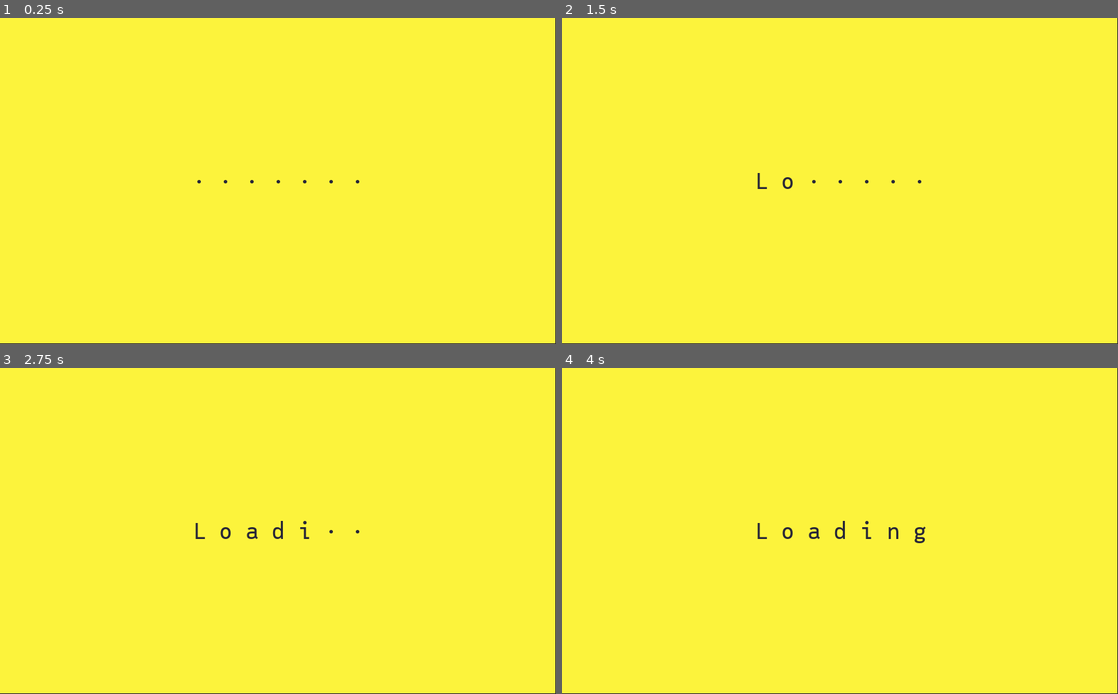
Above: before the commit, frames 1-4 (two rows, left to right).
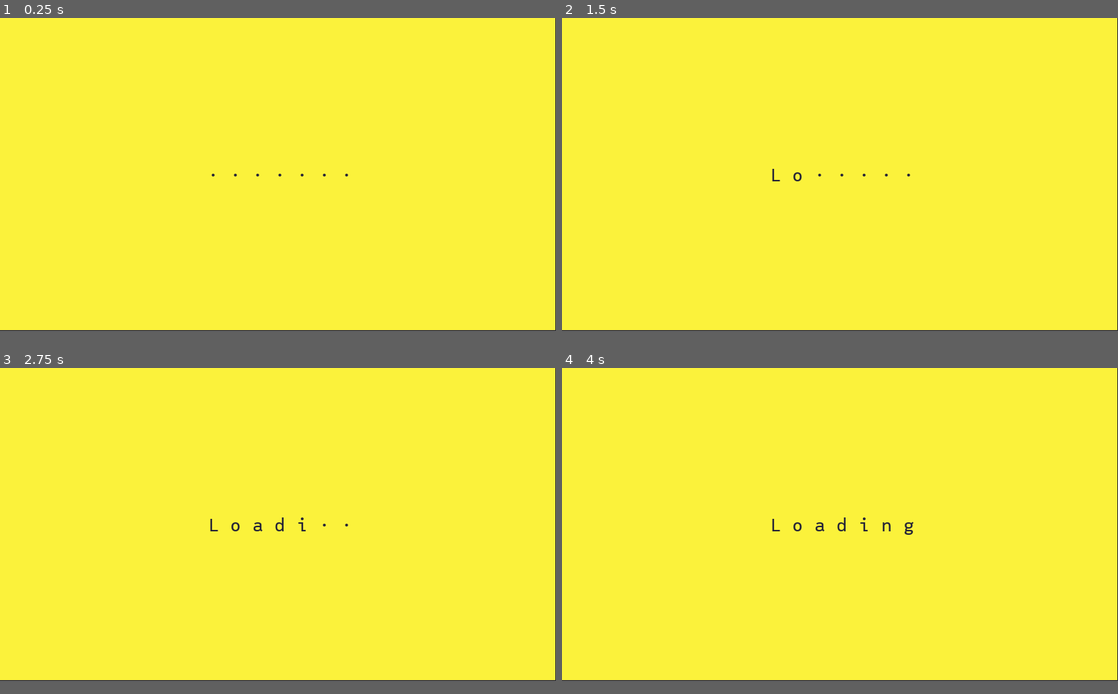
Above: after the commit, the same moments.

Repository: itemcrate/godot-2d-template
Game: Godot game, scene res://autoload/bootstrap/bootstrap.tscn
The game is run twice, just before and just after one commit, with the same random seed, the same clock (stepped at 60 frames per second) and the same inputs.
Inputs:
- Up to frame 1 (0.25 s): no input
- Up to frame 2 (1.5 s): tap Enter at 0.5 s; tap Space (ui_select) at 0.77, 1.25 s
- Up to frame 3 (2.75 s): tap Space (ui_select) at 1.52 s; tap Enter at 2 s
- Up to frame 4 (4 s): tap Space (ui_select) at 2.75, 3.02, 3.77 s; tap Enter at 3.5 s
In our replay, the window is 800x469 before the commit and 800x450 after it. These sizes can differ from the game's own. Grey fills any space a smaller window leaves; there, only what the larger window draws over its background counts as a difference.

The runs differ from the first frame. In frame 1, 0.5% of the frame differs, in the area x 0-100%, y 47-100%; in frame 2, 0.6%; in frame 3, 0.8%; in frame 4, 0.9%, in the area x 0-100%, y 45-100%.
Error in both runs: Invalid get index 'LOADING' (on base: 'Node (gameState.gd)'). (res://autoload/bootstrap/bootstrap.gd:59)

Commit message:
Updated the hell out of the README, removed unnecessary ready() call, adjusted project settings

Diff:
--- a/autoload/gameData.gd
+++ b/autoload/gameData.gd
@@ -1,9 +1,6 @@
 extends Node
 
 var game_data = {}
-
-func _ready():
-    pass
 
 # Gets value from key value store
 #
--- a/project.godot
+++ b/project.godot
@@ -19,14 +19,12 @@
 GameState="*res://autoload/gameState.gd"
 GameData="*res://autoload/gameData.gd"
 
-[debug]
-
-shapes/crash_handler/message="Please include this when reporting the bug on https://github.com/godotengine/godot/issues"
-
 [display]
 
+window/size/width=1280
+window/size/height=720
 window/stretch/mode="2d"
-window/stretch/shrink="1"
+window/stretch/aspect="expand"
 
 [input]
 
@@ -49,8 +47,6 @@
 
 [rendering]
 
-quality/intended_usage/framebuffer_allocation=0
-quality/intended_usage/framebuffer_allocation.mobile=0
 quality/2d/use_pixel_snap=true
 environment/default_clear_color=Color( 0.133333, 0.12549, 0.203922, 1 )
 environment/default_environment="res://environment.tres"
Not shown, changed: README.md
